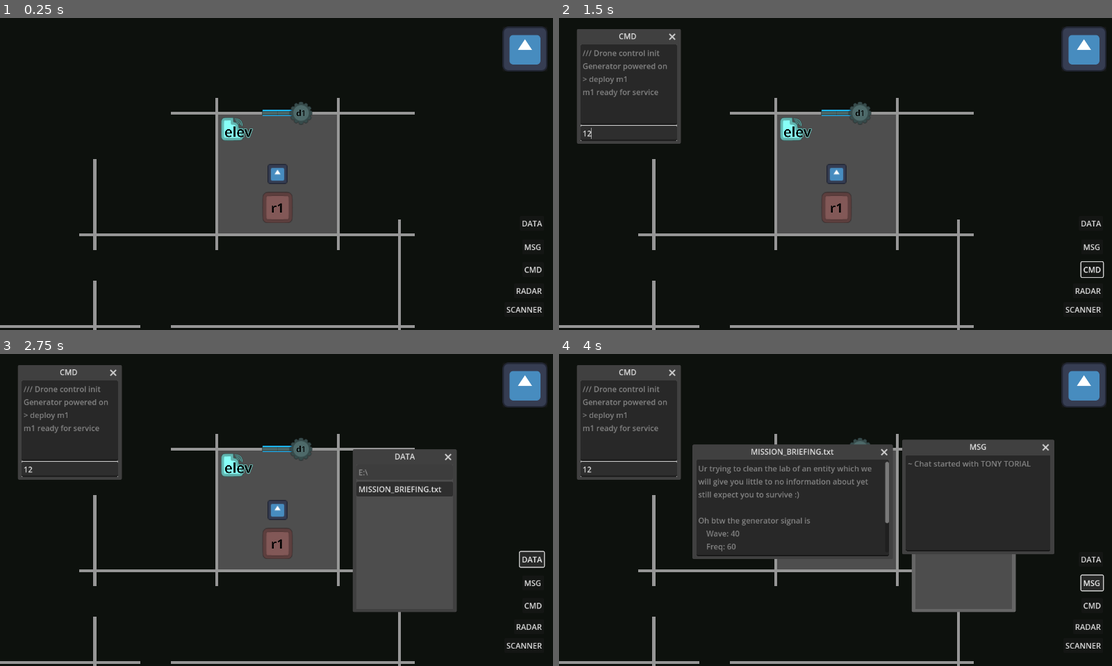
Above: before the commit, frames 1-4 (two rows, left to right).
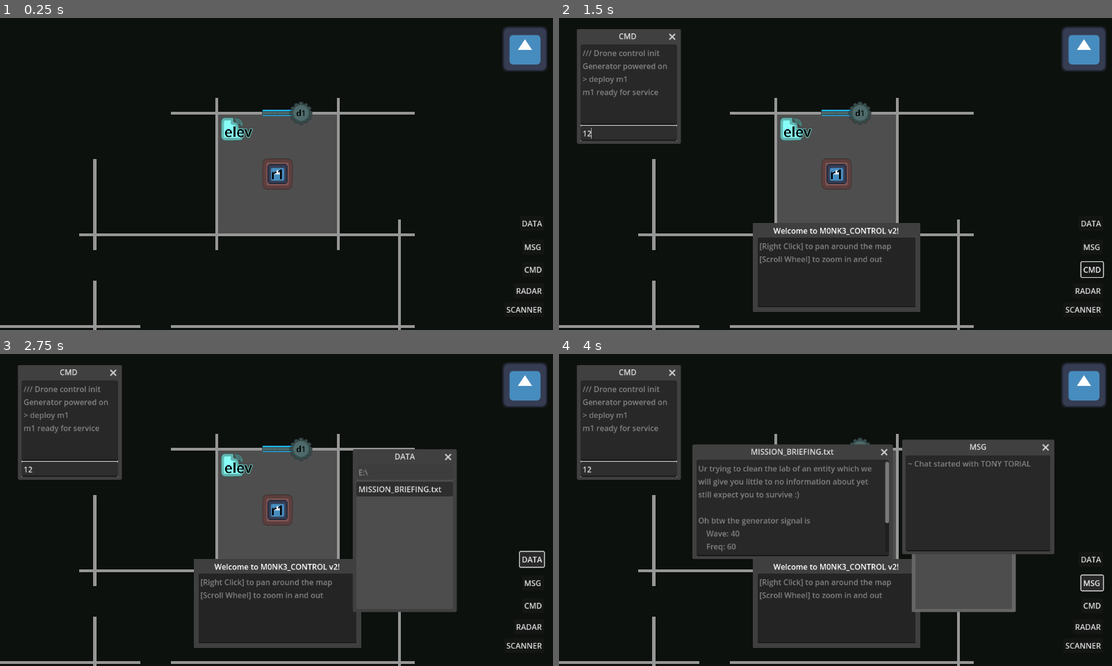
Above: after the commit, the same moments.

Repository: Adam-Gallina/ldj59
Game: Godot game, scene res://map.tscn
Same seed, same stepped clock (60 frames per second), same inputs: the game is played once before the commit and once after it. The engine's default icon, where the game draws it, is replaced by a stand-in: a white triangle on a blue panel in a dark square.
Inputs (mouse positions are in pixels of both pictures, inside the frame that each line leads up to):
- Up to frame 1 (0.25 s): no input
- Up to frame 2 (1.5 s): click "CMD" at 0.5 s; click (630, 133) at 1.27 s; type "12" at 1.35 s
- Up to frame 3 (2.75 s): click "DATA" at 2 s
- Up to frame 4 (4 s): click "MISSION_BRIEFING.txt" at 2.75 s; click "MSG" at 3.5 s

The runs differ from the first frame. In frame 1, 0.4% of the frame differs, in the area x 47-53%, y 44-66%; in frame 2, 2.8%, in the area x 35-66%, y 44-95%; in frame 3, 2.6%; in frame 4, 2.2%.

Commit message:
Improved map reveal

Diff:
--- a/Autoload/door_manager.gd
+++ b/Autoload/door_manager.gd
@@ -9,6 +9,7 @@
 
 ## { room RID : [bordered walls] }
 var _room_walls : Dictionary = {}
+var _room_objects : Dictionary = {}
 ## { door : [bordered room RIDs] }
 var _door_rooms : Dictionary = {}
 func get_rooms_by_door(door):
@@ -54,6 +55,7 @@
 	var regions = NavigationServer3D.map_get_regions(m)
 	for r in regions:
 		_room_walls[r] = []
+		_room_objects[r] = []
 
 	for w in walls:
 		var model = w.get_node('%Model')
@@ -90,16 +92,22 @@
 		_room_walls[rid].append(room)
 		hide_model(room)
 		for n in room.get_children():
-			_room_walls[rid].append(n)
+			_room_objects[rid].append(n)
 			hide_model(n)
 
 
 	walls_loaded.emit()
 
 
-func reveal_room(rid):
+func reveal_room(rid, full_reveal=2):
 	for w in _room_walls[rid]:
-		reveal_model(w)
+		reveal_model(w, full_reveal)
+	if full_reveal > 0:
+		for o in _room_objects[rid]:
+			if full_reveal == 1 and o.name.to_lower().contains('floor'):
+				reveal_model(o, full_reveal)
+			elif full_reveal == 2:
+				reveal_model(o)
 	if rid not in _revealed_rooms:
 		_revealed_rooms.append(rid)
 
@@ -112,10 +120,10 @@
 	else:
 		model.hide_model()
 
-func reveal_model(model):
+func reveal_model(model, _full_reveal=2):
 	if model is VisualInstance3D:
-		model.layers = 1
-	else:
+		model.layers |= 1
+	elif model.has_method('reveal_model'):
 		model.reveal_model()
 
 func model_is_revealed(model):
@@ -137,7 +145,7 @@
 						continue
 
 					for r in _door_rooms[_doors[a]]:
-						reveal_room(r)
+						reveal_room(r, 0)
 					succeeded += 1
 				else:
 					output.append('{0} failed to scan'.format([a]))
@@ -151,7 +159,7 @@
 				if _doors[a].open():
 					succeeded += 1
 					for r in _door_rooms[_doors[a]]:
-						reveal_room(r)
+						reveal_room(r, 0)
 				else:
 					output.append('{0} failed to open'.format([a]))
 			else:
@@ -191,7 +199,7 @@
 				output.append('Unrecognized door_id \'' + a + '\'')
 	elif cmd == 'doors':
 		for r in _room_walls.keys():
-			reveal_room(r)
+			reveal_room(r, 2)
 		return CommandWindow.CommandOutput.new(true)
 	elif _doors.get(cmd):
 		if _doors[cmd].is_open():
@@ -203,7 +211,7 @@
 			if _doors[cmd].open():
 				succeeded += 1
 				for r in _door_rooms[_doors[cmd]]:
-					reveal_room(r)
+					reveal_room(r, 0)
 			else:
 				output.append('{0} failed to open'.format([cmd]))
 	else:
--- a/Environment/file.tscn
+++ b/Environment/file.tscn
@@ -1,13 +1,22 @@
-[gd_scene load_steps=3 format=3 uid="uid://cudpe824xra7q"]
+[gd_scene load_steps=4 format=3 uid="uid://cudpe824xra7q"]
 
 [ext_resource type="Script" uid="uid://ctrxitdxmda6g" path="res://Environment/Interactive/file.gd" id="1_t2sp1"]
 [ext_resource type="Texture2D" uid="uid://bmc18hrqyneks" path="res://Icons/Images/FileIcon.png" id="2_ey25g"]
 
-[node name="File" type="Node3D"]
+[sub_resource type="CapsuleShape3D" id="CapsuleShape3D_bgsx0"]
+radius = 0.125
+
+[node name="File" type="StaticBody3D"]
+collision_layer = 9
+collision_mask = 0
 script = ExtResource("1_t2sp1")
 ScannedColor = Color(0.329412, 0.329412, 0.329412, 1)
 Descriptor = "File"
 InteractOneShot = true
+
+[node name="CollisionShape3D" type="CollisionShape3D" parent="."]
+transform = Transform3D(1, 0, 0, 0, 1, 0, 0, 0, 1, 0, 1, 0)
+shape = SubResource("CapsuleShape3D_bgsx0")
 
 [node name="Sprite3D" type="Sprite3D" parent="."]
 transform = Transform3D(1, 0, 0, 0, -4.37114e-08, 1, 0, -1, -4.37114e-08, 0, 2, 0)
--- a/Environment/room.gd
+++ b/Environment/room.gd
@@ -10,6 +10,8 @@
 
 func hide_model():
 	$Sprite3D.hide()
+	$Sprite3D.layers = 0
 
 func reveal_model():
 	$Sprite3D.show()
+	$Sprite3D.layers = 1
--- a/drone.gd
+++ b/drone.gd
@@ -10,6 +10,10 @@
 @onready var _nav_agent : NavigationAgent3D = $NavigationAgent3D
 
 var _curr_interaction : InteractiveBase
+
+var _scans = []
+@export var DoorRoomScanDist = 1
+@onready var _ray = $Area3D/RayCast3D
 
 func _ready():
 	_control_window.hide()
@@ -25,6 +29,18 @@
 		_nav_agent.set_velocity(next_v)
 	else:
 		_on_velocity_calculated(next_v)
+
+	for s in _scans:
+		var dist = global_position.distance_to(s.global_position)
+		_ray.target_position = s.global_position - global_position
+		_ray.force_raycast_update()
+		if not _ray.is_colliding() or _ray.get_collider() == s:
+			if s.is_in_group(Constants.DOOR_GROUP) and dist <= DoorRoomScanDist and s.is_open():
+				for r in DoorManager.get_rooms_by_door(s):
+					DoorManager.reveal_room(r, 1)
+			else:
+				DoorManager.reveal_model(s, 2)
+
 
 func _on_velocity_calculated(safe_v : Vector3):
 	velocity = safe_v
@@ -158,3 +174,10 @@
 		return CommandWindow.CommandOutput.new(true, ['{0}: Goodbye o/'.format([DroneID])])
 
 	return CommandWindow.CommandOutput.new(false, [DroneID + ': Unknown command'])
+
+
+func _on_area_3d_body_entered(body:Node3D) -> void:
+	_scans.append(body)
+
+func _on_area_3d_body_exited(body:Node3D) -> void:
+	_scans.erase(body)
--- a/drone.tscn
+++ b/drone.tscn
@@ -15,6 +15,9 @@
 
 [sub_resource type="StandardMaterial3D" id="StandardMaterial3D_uvgqj"]
 albedo_color = Color(0.173268, 0.438902, 0.174738, 1)
+
+[sub_resource type="CylinderShape3D" id="CylinderShape3D_puw62"]
+radius = 5.0
 
 [node name="Drone" type="CharacterBody3D" groups=["Commands", "Drones"]]
 collision_layer = 48
@@ -86,6 +89,16 @@
 action_mode = 0
 text = ">"
 
+[node name="Area3D" type="Area3D" parent="."]
+collision_layer = 0
+collision_mask = 29
+
+[node name="CollisionShape3D" type="CollisionShape3D" parent="Area3D"]
+shape = SubResource("CylinderShape3D_puw62")
+
+[node name="RayCast3D" type="RayCast3D" parent="Area3D"]
+collision_mask = 7
+
 [connection signal="button_down" from="ControlWindow/Button" to="ControlWindow" method="_button_pressed" binds= [Vector3(0, 0, -1)]]
 [connection signal="button_up" from="ControlWindow/Button" to="ControlWindow" method="_button_released" binds= [Vector3(0, 0, -1)]]
 [connection signal="button_down" from="ControlWindow/Button2" to="ControlWindow" method="_button_pressed" binds= [Vector3(0, 0, 1)]]
@@ -94,3 +107,5 @@
 [connection signal="button_up" from="ControlWindow/Button3" to="ControlWindow" method="_button_released" binds= [Vector3(-1, 0, 0)]]
 [connection signal="button_down" from="ControlWindow/Button4" to="ControlWindow" method="_button_pressed" binds= [Vector3(1, 0, 0)]]
 [connection signal="button_up" from="ControlWindow/Button4" to="ControlWindow" method="_button_released" binds= [Vector3(1, 0, 0)]]
+[connection signal="body_entered" from="Area3D" to="." method="_on_area_3d_body_entered"]
+[connection signal="body_exited" from="Area3D" to="." method="_on_area_3d_body_exited"]
--- a/map.tscn
+++ b/map.tscn
@@ -1696,9 +1696,6 @@
 navigation_mesh = SubResource("NavigationMesh_0t07s")
 RoomID = "r1"
 
-[node name="Sprite3D" parent="Rooms/Room1" index="0"]
-transform = Transform3D(1, 0, 0, 0, -4.37114e-08, 1, 0, -1, -4.37114e-08, 0, 2.5, 1.10473)
-
 [node name="Floor" parent="Rooms/Room1" instance=ExtResource("7_05x41")]
 mesh = SubResource("PlaneMesh_6qsgm")
 skeleton = NodePath("../../..")
@@ -1775,6 +1772,7 @@
 transform = Transform3D(1, 0, 0, 0, 1, 0, 0, 0, 1, 0.444439, 0, -1.45865)
 filename = "StillWeird.txt"
 filepath = "res://Popups/Documents/weird_signals.txt"
+ScannedColor = Color(0.329412, 0.329412, 0.329412, 1)
 
 [node name="Room7" parent="Rooms" instance=ExtResource("8_sb2pt")]
 transform = Transform3D(1, 0, 0, 0, 1, 0, 0, 0, 1, 4, 0, -8)
@@ -1986,6 +1984,7 @@
 transform = Transform3D(1, 0, 0, 0, 1, 0, 0, 0, 1, -0.631068, 0, 9.48738)
 filename = "ATTN_MORON.txt"
 filepath = "res://Popups/Documents/mission_briefing.txt"
+ScannedColor = Color(0.329412, 0.329412, 0.329412, 1)
 
 [node name="DirectionalLight3D" type="DirectionalLight3D" parent="."]
 transform = Transform3D(1, 0, 0, 0, -4.37114e-08, 1, 0, -1, -4.37114e-08, 0, 7, 0)
@@ -2007,5 +2006,3 @@
 [connection signal="body_exited" from="Rooms/Room9/Server/Door17Area3D" to="Rooms/Room9/Server" method="_on_body_exited" binds= [1]]
 [connection signal="body_entered" from="Rooms/Room9/Server/Door18Area3D" to="Rooms/Room9/Server" method="_on_body_entered" binds= [2]]
 [connection signal="body_exited" from="Rooms/Room9/Server/Door18Area3D" to="Rooms/Room9/Server" method="_on_body_exited" binds= [2]]
-
-[editable path="Rooms/Room1"]
--- a/tutorial.gd
+++ b/tutorial.gd
@@ -23,8 +23,6 @@
 
 
 func start_tutorial():
-	monsters()
-	return
 	if DEBUG_fast_forward:
 		ping()
 		return
Not shown: 1 places in drone.tscn that only renumber resources
